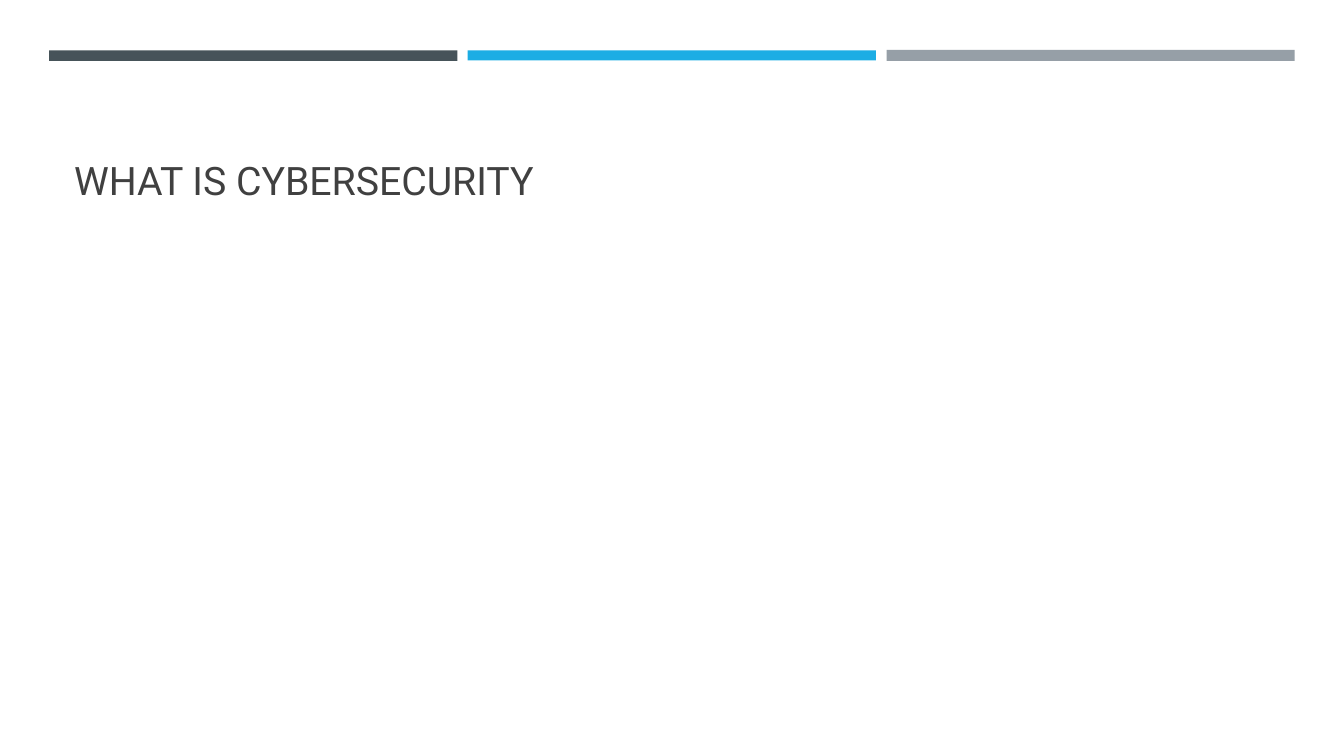
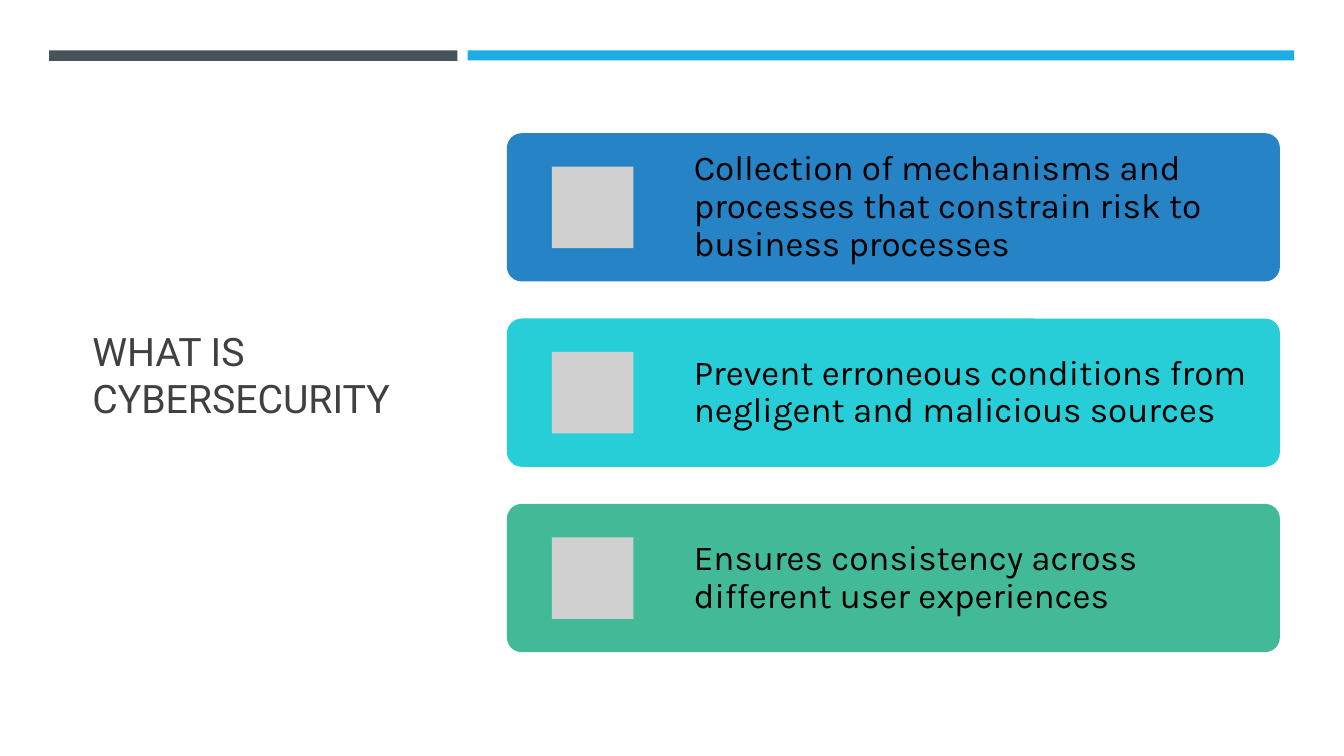
Before and after one commit to dr-natetorious/TIM-8301-Principals_of_CyberSecurity, a slide deck: slide 4 of Week8_OrgNeedsPresentation/BachmeierNTIM8301-8.pptx. Drawn at 1344x756 pixels with LibreOffice and Linux fonts; fonts in the diff are those of the drawing; grey boxes stand for pictures. Boxes give left, top, right and bottom in pixels: in the first picture for what was removed or moved away, otherwise in the second. Text is boxed around its words. In the diff, an @@ line names an element or a change of style, - is before the commit and + after.

```diff
--- a/Week8_OrgNeedsPresentation/BachmeierNTIM8301-8.pptx
+++ b/Week8_OrgNeedsPresentation/BachmeierNTIM8301-8.pptx
@@ rectangle added at (0, 0, 1344, 756), fill #FFFFFF @@
@@ rectangle removed at (468, 50, 876, 60) @@
@@ rectangle added at (468, 50, 1295, 60), fill #1CADE4 @@
@@ rectangle removed at (886, 50, 1295, 62) @@
@@ title "WHAT IS CYBERSECURITY": place and size @@
-title "WHAT IS CYBERSECURITY" at (74, 166, 534, 196)
+title "WHAT IS CYBERSECURITY" at (92, 337, 390, 414)
@@ title "WHAT IS CYBERSECURITY" at (92, 337, 390, 414): vertical alignment bottom to middle @@
@@ group added at (507, 133, 1280, 652): 3 rounded rectangles, 3 pictures, 3 texts @@
+Collection of mechanisms and processes that constrain risk to business processes
+Prevent erroneous conditions from negligent and malicious sources
+Ensures consistency across different user experiences
```
Also in this commit, not shown: 3 other slides changed, 7 slides added, 6 slides removed, 1 other file.
